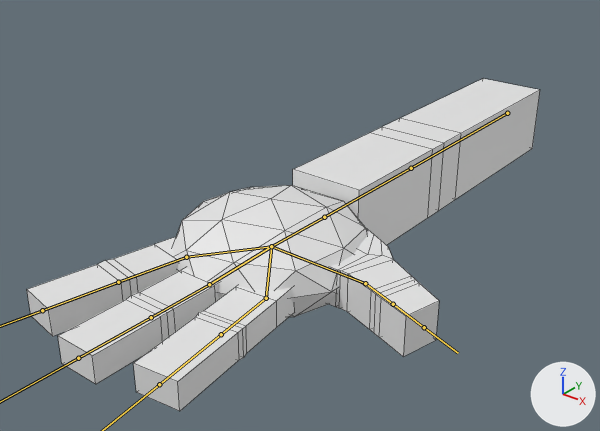
Before and after pictures for a commit that changed the FBX model PuppetOnARoll/Assets/Characters/Hand/v2.0/Hand_v2.0.fbx.
Before and after are seen from a 50 mm lens placed at (2.2, -4.28, 2.27), pointed at (-0.56, -0.82, 0.13). The axes (+X, +Y, +Z) are drawn at lower right. The lights are the same throughout. Both versions are drawn at frame 85 of the action 'Armature|Default'; the numbers are the values there. The bones that bend it are drawn over the model as lines. Mesh edges are drawn as thin lines.

The first picture shows 'RightFinger'.
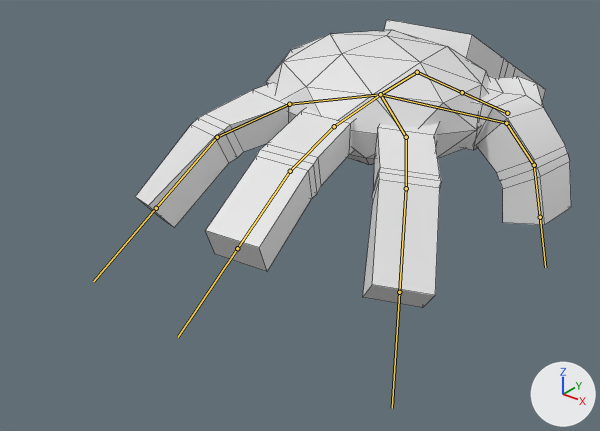
Pixel boxes (x1, y1, x2, y2) of what changed, in the pictures (600 x 431 px):
'RightFinger', posed (15% narrower, 14% shorter): before (27, 79, 540, 411); after (135, 20, 571, 307)
bone 'Arm', root to tip: before (507, 113) to (411, 168); after (507, 113) to (462, 92)
bone 'Palm', root to tip: before (324, 217) to (271, 246); after (417, 72) to (380, 94)
bone 'Thumb.002', root to tip: before (365, 283) to (393, 304); after (506, 123) to (534, 165)
bone 'Thumb.003', root to tip: before (393, 304) to (424, 327); after (534, 165) to (540, 217)
bone 'Right.002', root to tip: before (266, 298) to (221, 334); after (406, 137) to (406, 188)
bone 'Right.003', root to tip: before (221, 334) to (159, 384); after (406, 188) to (399, 292)
bone 'Middle.002', root to tip: before (209, 284) to (151, 317); after (334, 126) to (290, 171)
bone 'Middle.003', root to tip: before (151, 317) to (78, 358); after (290, 171) to (237, 248)
bone 'Left.002', root to tip: before (186, 257) to (118, 282); after (289, 104) to (217, 137)
bone 'Left.003', root to tip: before (118, 282) to (42, 310); after (217, 137) to (156, 208)

What the commit changed:
Bone 'Arm' (bone_arm) turns from (0, 0, 0) to (22, -3, 10) degrees about its own x, y and z.
Bone 'Palm' (bone_palm) turns from (0, 0, 0) to (-21, 0, 0) degrees about its own x, y and z.
Bone 'Thumb.002' (bone_thumb_002) turns from (0, 0, 0) to (-39, 0, 0) degrees about its own x, y and z.
Bone 'Thumb.003' (bone_thumb_003) turns from (0, 0, 0) to (-31, 0, 0) degrees about its own x, y and z.
Bone 'Right.002' (bone_right_002) turns from (0, 0, 0) to (-12, 0, 17) degrees about its own x, y and z.
Bone 'Right.003' (bone_right_003) turns from (0, 0, 0) to (-27, -9, 4) degrees about its own x, y and z.
Bone 'Middle.002' (bone_middle_002) turns from (0, 0, 0) to (-11, 0, 0) degrees about its own x, y and z.
Bone 'Middle.003' (bone_middle_003) turns from (0, 0, 0) to (-16, 0, 0) degrees about its own x, y and z.
Bone 'Left.002' (bone_left_002) turns from (0, 0, 0) to (-11, -3, -10) degrees about its own x, y and z.
Bone 'Left.003' (bone_left_003) turns from (0, 0, 0) to (-33, 21, -13) degrees about its own x, y and z.
